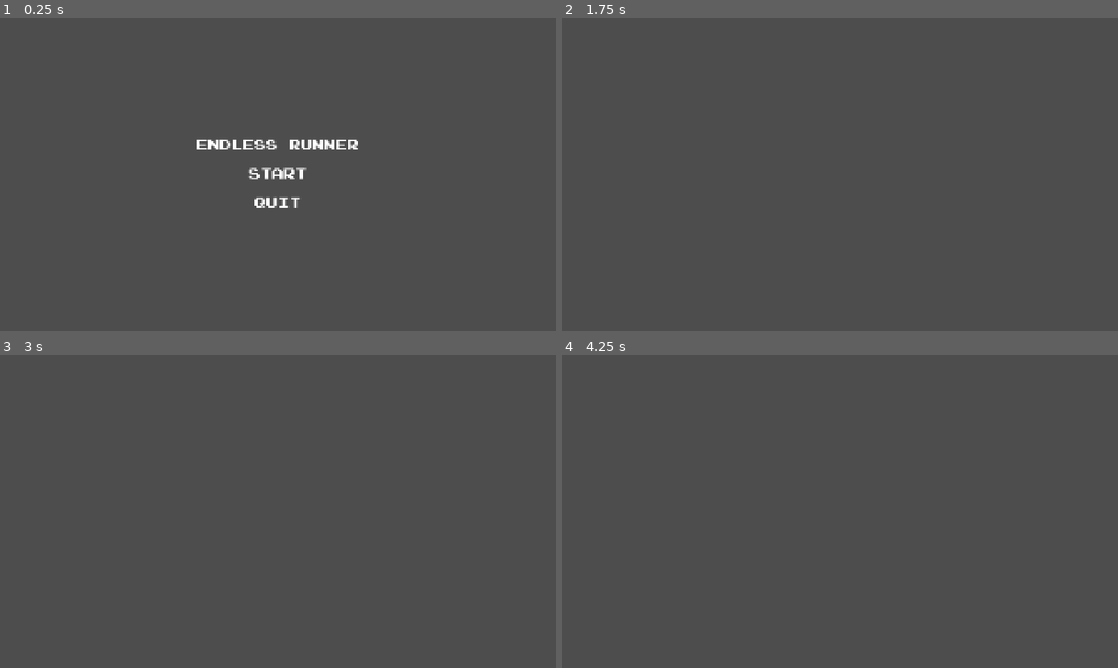
Above: before the commit, frames 1-4 (two rows, left to right).
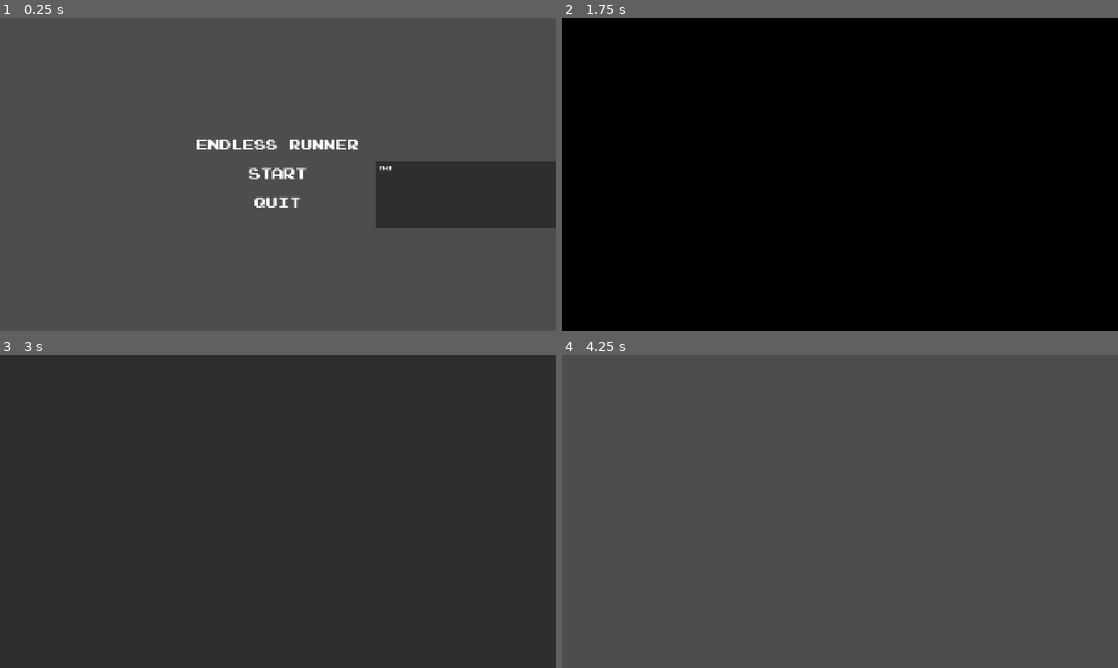
Above: after the commit, the same moments.

Repository: jablonskibrandan/GodotWildBestTeam
Game: Godot game, scene res://scenes/main_menu.tscn
Same seed, same stepped clock (60 frames per second), same inputs: the game is played once before the commit and once after it. Sound files missing from this copy of the repository are replaced by a short silence.
Inputs (mouse positions are in pixels of both pictures, inside the frame that each line leads up to):
- Up to frame 1 (0.25 s): no input
- Up to frame 2 (1.75 s): click "START" at 0.5 s; tap Enter (advance_dialogue, bound only after the commit) at 1.25, 1.35 s; move the mouse to (962, 158) at 1.27 s
- Up to frame 3 (3 s): tap Space at 2 s; move the mouse to (166, 527) at 2.02 s; tap Enter (advance_dialogue, bound only after the commit) at 2.1, 2.75, 2.85 s; move the mouse to (333, 442) at 2.77 s
- Up to frame 4 (4.25 s): tap Space at 3.5 s; move the mouse to (812, 574) at 3.52 s; tap Enter (advance_dialogue, bound only after the commit) at 3.6 s

The runs differ from the first frame. In frame 1, 6.9% of the frame differs, in the area x 67-100%, y 45-68%; in frame 2, 100%, in the area x 0-100%, y 0-100%; in frame 3, 100%; in frame 4, nothing differs.

Commit message:
Implementing dialogue control and fade in.

Diff:
--- a/track-field-endless-runner/project.godot
+++ b/track-field-endless-runner/project.godot
@@ -22,6 +22,14 @@
 window/stretch/mode="canvas_items"
 window/stretch/aspect="expand"
 
+[input]
+
+advance_dialogue={
+"deadzone": 0.2,
+"events": [Object(InputEventKey,"resource_local_to_scene":false,"resource_name":"","device":-1,"window_id":0,"alt_pressed":false,"shift_pressed":false,"ctrl_pressed":false,"meta_pressed":false,"pressed":false,"keycode":0,"physical_keycode":4194309,"key_label":0,"unicode":0,"location":0,"echo":false,"script":null)
+]
+}
+
 [physics]
 
 3d/physics_engine="Jolt Physics"
--- /dev/null
+++ b/track-field-endless-runner/scenes/dialogue_control.tscn
@@ -0,0 +1,43 @@
+[gd_scene format=3 uid="uid://c2svqte1882mw"]
+
+[ext_resource type="Script" uid="uid://dm1gci7yoj2xe" path="res://scripts/dialogue_control.gd" id="1_1nxhg"]
+[ext_resource type="FontFile" uid="uid://duw6o7lgkv2af" path="res://fonts/PressStart2P-vaV7.ttf" id="1_ibbwl"]
+
+[node name="DialogueBoxControl" type="Control" unique_id=83453529 node_paths=PackedStringArray("dialogue_text", "continue_indicator", "type_timer")]
+layout_mode = 3
+anchors_preset = 15
+anchor_right = 1.0
+anchor_bottom = 1.0
+grow_horizontal = 2
+grow_vertical = 2
+script = ExtResource("1_1nxhg")
+dialogue_text = NodePath("Dialogue")
+continue_indicator = NodePath("ContinueIndicator")
+type_timer = NodePath("TypeTimer")
+character_delay = 0.07500000000000001
+
+[node name="Panel" type="Panel" parent="." unique_id=197366418]
+layout_mode = 0
+offset_left = -11.0
+offset_top = -152.00002
+offset_right = 689.0
+offset_bottom = 247.99998
+scale = Vector2(0.94235027, 0.58206487)
+
+[node name="Dialogue" type="RichTextLabel" parent="." unique_id=1208452036]
+layout_mode = 0
+offset_top = -133.0
+offset_right = 336.0
+offset_bottom = -93.0
+theme_override_fonts/normal_font = ExtResource("1_ibbwl")
+
+[node name="ContinueIndicator" type="Label" parent="." unique_id=2019460174]
+layout_mode = 0
+offset_left = -1.0
+offset_top = 49.0
+offset_right = 335.0
+offset_bottom = 65.0
+theme_override_fonts/font = ExtResource("1_ibbwl")
+text = "< ENTER TO CONTINUE >"
+
+[node name="TypeTimer" type="Timer" parent="." unique_id=1055142671]
--- a/track-field-endless-runner/scenes/main.tscn
+++ b/track-field-endless-runner/scenes/main.tscn
@@ -1,3 +1,7 @@
 [gd_scene format=3 uid="uid://0e6qskfldh1r"]
 
+[ext_resource type="PackedScene" uid="uid://d2s3mtedy0qkk" path="res://scenes/screen_fade.tscn" id="1_o5qli"]
+
 [node name="Node2D" type="Node2D" unique_id=1818323682]
+
+[node name="ScreenFade" parent="." unique_id=2042087484 instance=ExtResource("1_o5qli")]
--- a/track-field-endless-runner/scenes/main_menu.tscn
+++ b/track-field-endless-runner/scenes/main_menu.tscn
@@ -4,6 +4,7 @@
 [ext_resource type="FontFile" uid="uid://duw6o7lgkv2af" path="res://fonts/PressStart2P-vaV7.ttf" id="1_l6cm7"]
 [ext_resource type="AudioStream" uid="uid://cc8qp8wjc12ch" path="res://audio/SFX-MenuHover.mp3" id="3_bqqt6"]
 [ext_resource type="AudioStream" uid="uid://clxha00cd7u0f" path="res://audio/SFX-MenuConfirm.mp3" id="3_wu84c"]
+[ext_resource type="PackedScene" uid="uid://c2svqte1882mw" path="res://scenes/dialogue_control.tscn" id="5_8ln24"]
 
 [sub_resource type="StyleBoxEmpty" id="StyleBoxEmpty_f1tay"]
 
@@ -26,8 +27,6 @@
 quit_button = NodePath("CenterContainer/VBoxContainer/QuitButton")
 hover_sound = NodePath("Hover")
 click_sound = NodePath("Confirm")
-blink_interval = 0.45
-blink_color = Color(1, 0, 0, 1)
 
 [node name="CenterContainer" type="CenterContainer" parent="." unique_id=1570248110]
 layout_mode = 1
@@ -71,3 +70,11 @@
 
 [node name="Hover" type="AudioStreamPlayer" parent="." unique_id=865213487]
 stream = ExtResource("3_bqqt6")
+
+[node name="DialogueBoxControl" parent="." unique_id=83453529 instance=ExtResource("5_8ln24")]
+layout_mode = 1
+offset_left = 1308.0
+offset_top = 644.0
+offset_right = 1308.0
+offset_bottom = 644.0
+dialogue_lines = Array[String](["THIS IS A TEST", "WE CAN REMOVE THIS LATER", "WHEN WE GET AN ACTUAL SCENE :^)"])
--- /dev/null
+++ b/track-field-endless-runner/scenes/screen_fade.tscn
@@ -0,0 +1,16 @@
+[gd_scene format=3 uid="uid://d2s3mtedy0qkk"]
+
+[ext_resource type="Script" uid="uid://cyweffsaq5rb5" path="res://scripts/screen_fade.gd" id="1_sj0y3"]
+
+[node name="ScreenFade" type="CanvasLayer" unique_id=2042087484 node_paths=PackedStringArray("fade_rect")]
+script = ExtResource("1_sj0y3")
+fade_rect = NodePath("Fade")
+step_duration = 0.4
+
+[node name="Fade" type="ColorRect" parent="." unique_id=1485475097]
+anchors_preset = 15
+anchor_right = 1.0
+anchor_bottom = 1.0
+grow_horizontal = 2
+grow_vertical = 2
+color = Color(0, 0, 0, 1)
--- /dev/null
+++ b/track-field-endless-runner/scripts/dialogue_control.gd
@@ -0,0 +1,339 @@
+extends Control
+class_name DialogueControl
+
+signal dialogue_finished
+
+
+@export_category("Dialogue")
+
+## Each element is a separate dialogue entry.
+## Increase the array size in the Inspector to add more entries.
+@export var dialogue_lines: Array[String] = []
+
+## Starts the dialogue automatically when the scene loads.
+@export var start_automatically: bool = true
+
+
+@export_category("Nodes")
+@export var dialogue_text: RichTextLabel
+@export var continue_indicator: Control
+@export var type_timer: Timer
+
+
+@export_category("Typing")
+
+## Base delay between each displayed character.
+@export_range(0.005, 0.25, 0.005)
+var character_delay: float = 0.035
+
+## Additional pause after commas, semicolons, and colons.
+@export_range(0.0, 1.0, 0.01)
+var comma_pause: float = 0.08
+
+## Additional pause after periods, exclamation marks, and question marks.
+@export_range(0.0, 1.0, 0.01)
+var sentence_pause: float = 0.18
+
+
+@export_category("Input")
+
+## Input Map action used to reveal or advance dialogue.
+@export var advance_action: StringName = &"advance_dialogue"
+
+
+## Contains the final pages after each Inspector entry has been measured.
+## A long dialogue entry may be split into multiple fitting pages.
+var _pages: Array[String] = []
+
+var _current_page_index: int = -1
+var _current_page_text: String = ""
+
+var _is_typing: bool = false
+var _is_active: bool = false
+var _is_preparing: bool = false
+
+
+func _ready() -> void:
+	hide()
+
+	if not _validate_nodes():
+		return
+
+	type_timer.one_shot = true
+	type_timer.timeout.connect(_on_type_timer_timeout)
+
+	continue_indicator.hide()
+
+	if start_automatically:
+		call_deferred("_start_dialogue")
+
+
+func _validate_nodes() -> bool:
+	if not is_instance_valid(dialogue_text):
+		push_error(
+			"DialogueControl: Dialogue Text has not been assigned."
+		)
+		return false
+
+	if not is_instance_valid(continue_indicator):
+		push_error(
+			"DialogueControl: Continue Indicator has not been assigned."
+		)
+		return false
+
+	if not is_instance_valid(type_timer):
+		push_error(
+			"DialogueControl: Type Timer has not been assigned."
+		)
+		return false
+
+	return true
+
+
+## Starts or restarts the dialogue entered in the Inspector.
+func _start_dialogue() -> void:
+	if dialogue_lines.is_empty():
+		push_warning(
+			"DialogueControl: No dialogue lines were entered."
+		)
+		return
+
+	if _is_active or _is_preparing:
+		return
+
+	_is_preparing = true
+	_is_active = true
+	_is_typing = false
+
+	_pages.clear()
+	_current_page_index = -1
+	_current_page_text = ""
+
+	show()
+	continue_indicator.hide()
+
+	# Temporarily hide the text while Godot measures each entry.
+	dialogue_text.modulate.a = 0.0
+
+	for entry: String in dialogue_lines:
+		var cleaned_entry := entry.strip_edges()
+
+		if cleaned_entry.is_empty():
+			continue
+
+		var entry_pages: Array[String] = await _create_pages(
+			cleaned_entry
+		)
+
+		_pages.append_array(entry_pages)
+
+	dialogue_text.modulate.a = 1.0
+	_is_preparing = false
+
+	if _pages.is_empty():
+		_end_dialogue()
+		return
+
+	_show_next_page()
+
+
+## Measures one inspector entry and splits it into fitting pages if needed.
+func _create_pages(source_text: String) -> Array[String]:
+	var created_pages: Array[String] = []
+	var cleaned_text := source_text.strip_edges()
+
+	if cleaned_text.is_empty():
+		return created_pages
+
+	## Place the complete entry in the label so Godot can wrap it.
+	dialogue_text.text = cleaned_text
+	dialogue_text.visible_characters = -1
+	dialogue_text.scroll_to_line(0)
+
+	## Wait for the RichTextLabel to calculate its wrapped lines.
+	await get_tree().process_frame
+	await get_tree().process_frame
+
+	var total_lines := dialogue_text.get_line_count()
+
+	var lines_per_page := maxi(
+		1,
+		dialogue_text.get_visible_line_count()
+	)
+
+	if total_lines <= lines_per_page:
+		created_pages.append(cleaned_text)
+		return created_pages
+
+	var first_character: int = 0
+	var first_line: int = 0
+
+	while first_line < total_lines:
+		var last_line := mini(
+			first_line + lines_per_page - 1,
+			total_lines - 1
+		)
+
+		var line_range := dialogue_text.get_line_range(last_line)
+
+		# get_line_range() returns an inclusive final character index.
+		var last_character_exclusive: int = line_range.y + 1
+
+		var page_length: int = (
+			last_character_exclusive - first_character
+		)
+
+		var page_text := cleaned_text.substr(
+			first_character,
+			page_length
+		).strip_edges()
+
+		if not page_text.is_empty():
+			created_pages.append(page_text)
+
+		first_character = last_character_exclusive
+
+		# Prevent the next page from beginning with whitespace.
+		while (
+			first_character < cleaned_text.length()
+			and _is_whitespace(
+				cleaned_text.substr(first_character, 1)
+			)
+		):
+			first_character += 1
+
+		first_line = last_line + 1
+
+	# Catch any remaining text not included in a visible line.
+	if first_character < cleaned_text.length():
+		var remainder := cleaned_text.substr(
+			first_character
+		).strip_edges()
+
+		if not remainder.is_empty():
+			created_pages.append(remainder)
+
+	return created_pages
+
+
+func _show_next_page() -> void:
+	type_timer.stop()
+	continue_indicator.hide()
+
+	_current_page_index += 1
+
+	if _current_page_index >= _pages.size():
+		_end_dialogue()
+		return
+
+	_current_page_text = _pages[_current_page_index]
+
+	dialogue_text.text = _current_page_text
+	dialogue_text.visible_characters = 0
+	dialogue_text.scroll_to_line(0)
+
+	_is_typing = true
+
+	# Display the first character immediately.
+	_reveal_next_character()
+
+
+func _reveal_next_character() -> void:
+	var total_characters := (
+		dialogue_text.get_total_character_count()
+	)
+
+	if dialogue_text.visible_characters >= total_characters:
+		_finish_typing_page()
+		return
+
+	dialogue_text.visible_characters += 1
+
+	var character_index := (
+		dialogue_text.visible_characters - 1
+	)
+
+	var character := _current_page_text.substr(
+		character_index,
+		1
+	)
+
+	var delay := _get_character_delay(character)
+	type_timer.start(delay)
+
+
+func _on_type_timer_timeout() -> void:
+	_reveal_next_character()
+
+
+func _get_character_delay(character: String) -> float:
+	match character:
+		".", "!", "?":
+			return character_delay + sentence_pause
+
+		",", ";", ":":
+			return character_delay + comma_pause
+
+		_:
+			return character_delay
+
+
+func _finish_typing_page() -> void:
+	type_timer.stop()
+
+	# Reveal all remaining characters immediately.
+	dialogue_text.visible_characters = -1
+
+	_is_typing = false
+	continue_indicator.show()
+
+
+func _advance_dialogue() -> void:
+	if _is_preparing:
+		return
+
+	if _is_typing:
+		# The first press reveals the entire current page.
+		_finish_typing_page()
+	else:
+		# The next press moves to the next page.
+		_show_next_page()
+
+
+func _end_dialogue() -> void:
+	type_timer.stop()
+
+	_is_active = false
+	_is_typing = false
+	_is_preparing = false
+
+	_pages.clear()
+	_current_page_index = -1
+	_current_page_text = ""
+
+	continue_indicator.hide()
+
+	dialogue_text.text = ""
+	dialogue_text.visible_characters = -1
+
+	hide()
+
+	dialogue_finished.emit()
+
+
+func _unhandled_input(event: InputEvent) -> void:
+	if not _is_active:
+		return
+
+	if event.is_action_pressed(advance_action):
+		_advance_dialogue()
+		get_viewport().set_input_as_handled()
+
+
+func _is_whitespace(character: String) -> bool:
+	return (
+		character == " "
+		or character == "\n"
+		or character == "\r"
+		or character == "\t"
+	)
--- a/track-field-endless-runner/scripts/main_menu_ui.gd
+++ b/track-field-endless-runner/scripts/main_menu_ui.gd
@@ -17,6 +17,8 @@
 var hovered_button: Button
 var showing_blink_color: bool = false
 var blink_timer: Timer
+
+@export var screen_fade: ScreenFade
 
 
 func _ready() -> void:
@@ -138,7 +140,7 @@
 
 func _start_game() -> void:
 	if game_scene_path.is_empty():
-		push_error("No game scene path assigned on MainMenu.")
+		push_error("No game scene path assigned on main_menu.")
 
 		start_button.disabled = false
 		quit_button.disabled = false
--- /dev/null
+++ b/track-field-endless-runner/scripts/screen_fade.gd
@@ -0,0 +1,68 @@
+extends CanvasLayer
+class_name ScreenFade
+
+signal fade_in_finished
+
+@export var fade_rect: ColorRect
+
+## Number of hard opacity changes.
+## We do this to make a more retro look.
+@export_range(2, 16, 1)
+var fade_steps: int = 5
+
+## Time between each opacity step.
+@export_range(0.01, 0.5, 0.01)
+var step_duration: float = 0.08
+
+## Automatically fade in when this scene starts.
+@export var fade_in_on_ready: bool = true
+
+var _is_fading: bool = false
+
+
+func _ready() -> void:
+	if not is_instance_valid(fade_rect):
+		push_error("Fade Rect has not been assigned.")
+		return
+
+	## Need this because fade_rect covers the entire screen, so inputs could possibly be blocked.
+	fade_rect.mouse_filter = Control.MOUSE_FILTER_IGNORE
+
+	if fade_in_on_ready:
+		call_deferred("_fade_in")
+	else:
+		_set_fade_alpha(0.0)
+		fade_rect.hide()
+
+
+func _fade_in() -> void:
+	if _is_fading:
+		return
+
+	_is_fading = true
+	fade_rect.show()
+
+	## Begin with the screen completely covered.
+	_set_fade_alpha(1.0)
+
+	## Slowly fade in given the fade steps. Each step decreases the alpha more.
+	for step: int in range(fade_steps, -1, -1):
+		var alpha = float(step) / float(fade_steps)
+
+		_set_fade_alpha(alpha)
+
+		await get_tree().create_timer(
+			step_duration
+		).timeout
+
+	_set_fade_alpha(0.0)
+	fade_rect.hide()
+
+	_is_fading = false
+	fade_in_finished.emit()
+
+
+func _set_fade_alpha(alpha: float) -> void:
+	var fade_color = fade_rect.color
+	fade_color.a = clampf(alpha, 0.0, 1.0)
+	fade_rect.color = fade_color
Not shown, added: track-field-endless-runner/scripts/dialogue_control.gd.uid
Not shown, added: track-field-endless-runner/scripts/screen_fade.gd.uid
